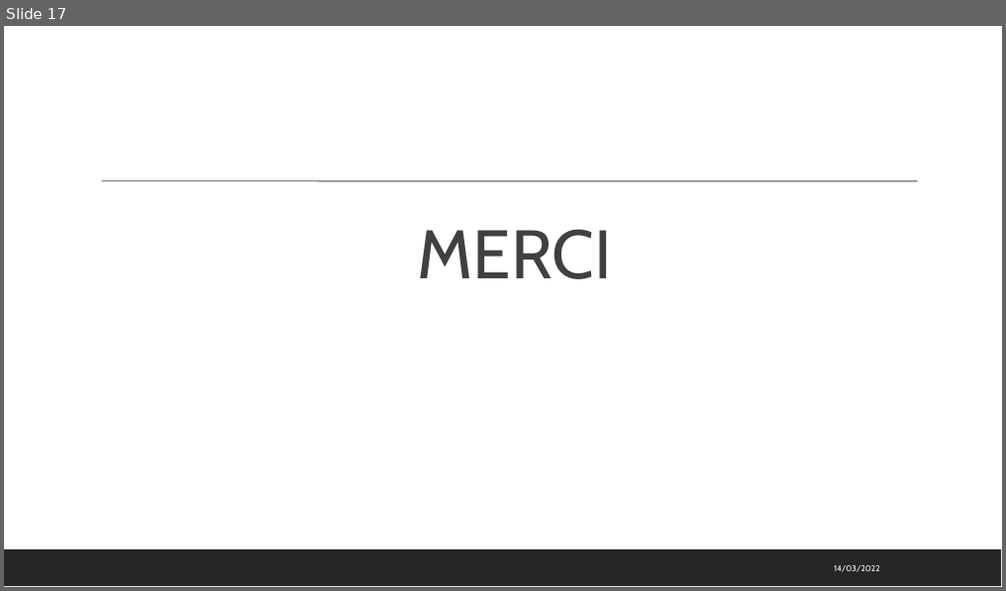
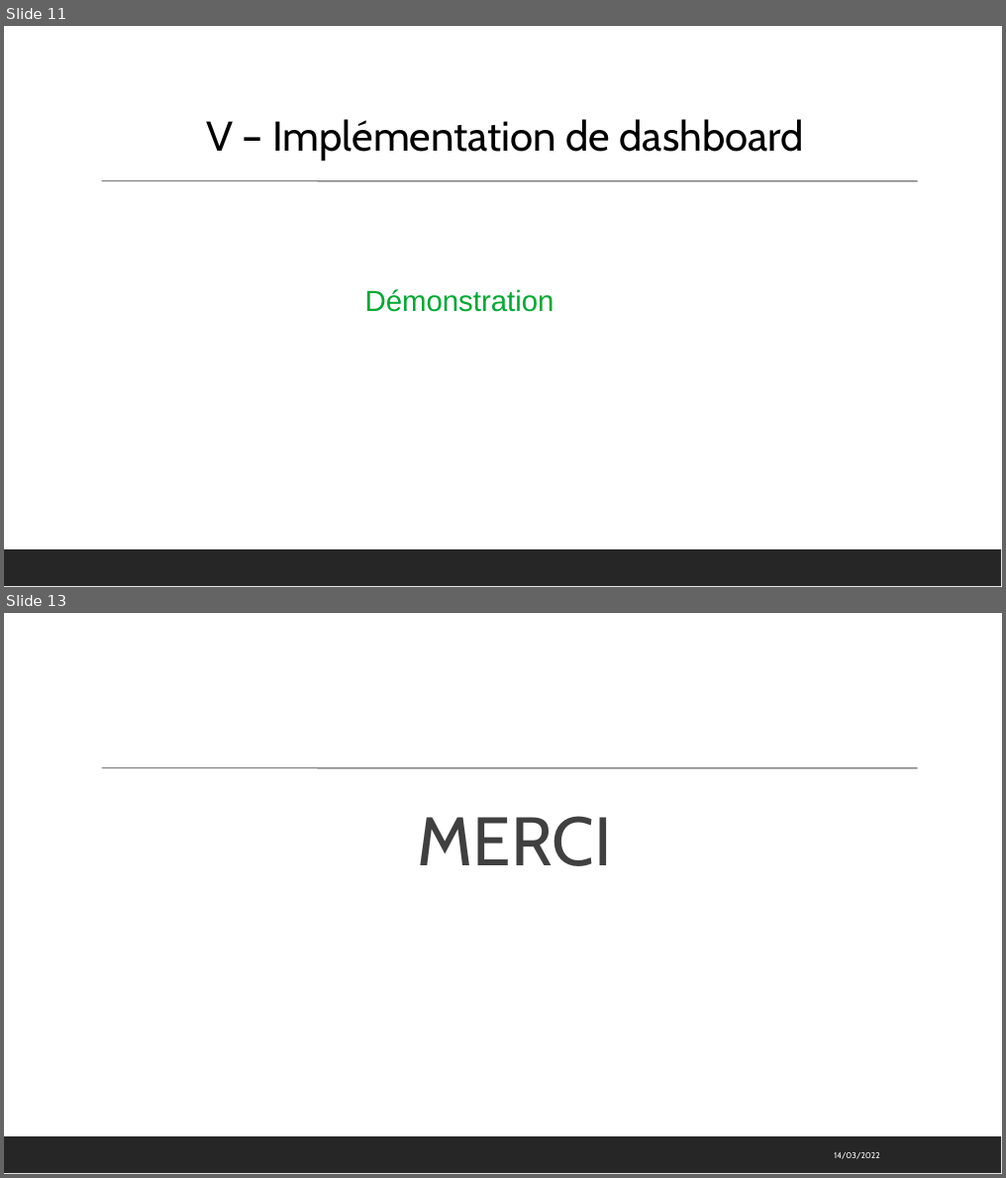
Before and after one commit to toureadama/Projet7Git, a slide deck: P7_support.pptx. Shown one above the other, each under a label of ours: slide 17 before the commit, slides 11 and 13 after it; the slides between them are not shown. The pictures are 1006x591 and 1006x1178 pixels, drawn with LibreOffice and Linux fonts; fonts in the diff are those of the drawing. Boxes give left, top, right and bottom in pixels: in the first picture for what was removed or moved away, otherwise in the second. Text is boxed around its words. In the diff, an @@ line names an element or a change of style, - is before the commit and + after.

```diff
--- a/P7_support.pptx
+++ b/P7_support.pptx
@@ slide 11 added at (4,26,1002,587), background #FFFFFF; not listed: 2 template elements that a slide beside it also shows @@
@@ text added at (206,119,804,161), 40 pt, text #000000 @@
+V – Implémentation de dashboard
@@ text added at (365,289,554,312), 28 pt, text #00A933 @@
+Démonstration
@@ what was slide 17 is now slide 13 @@
```
Also in this commit, not shown: 3 slides changed, 5 slides removed.
